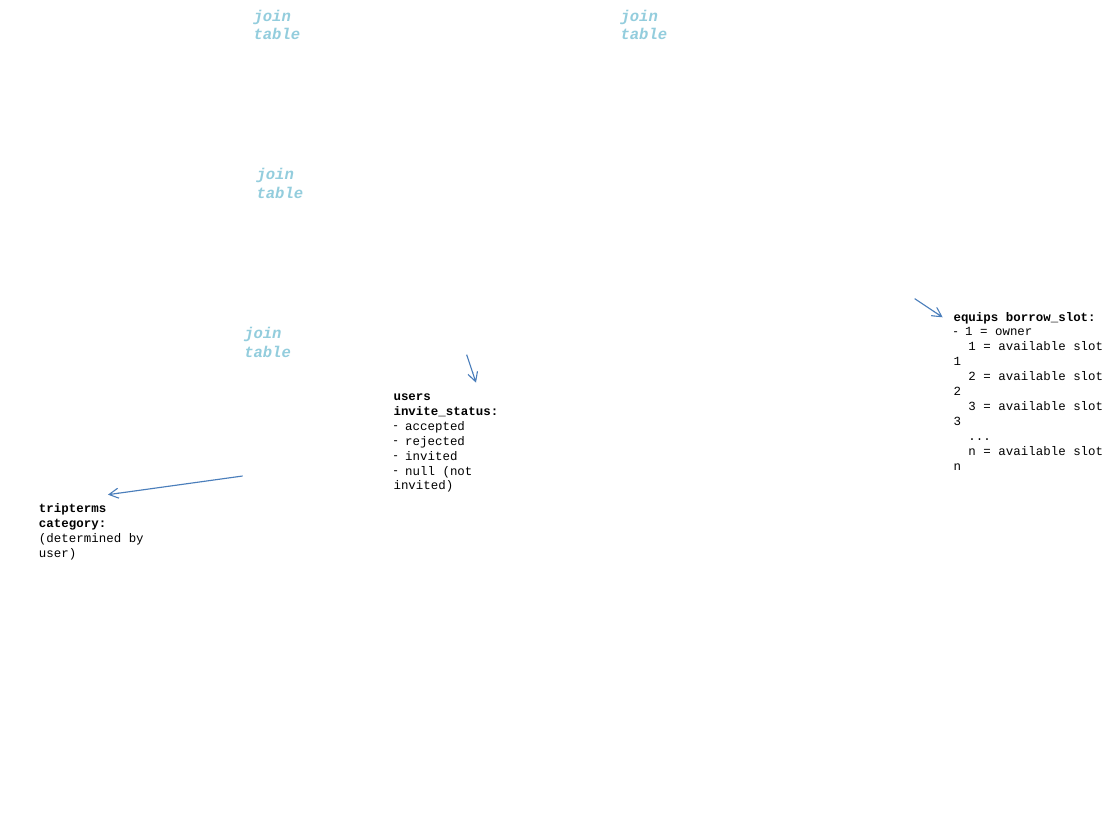
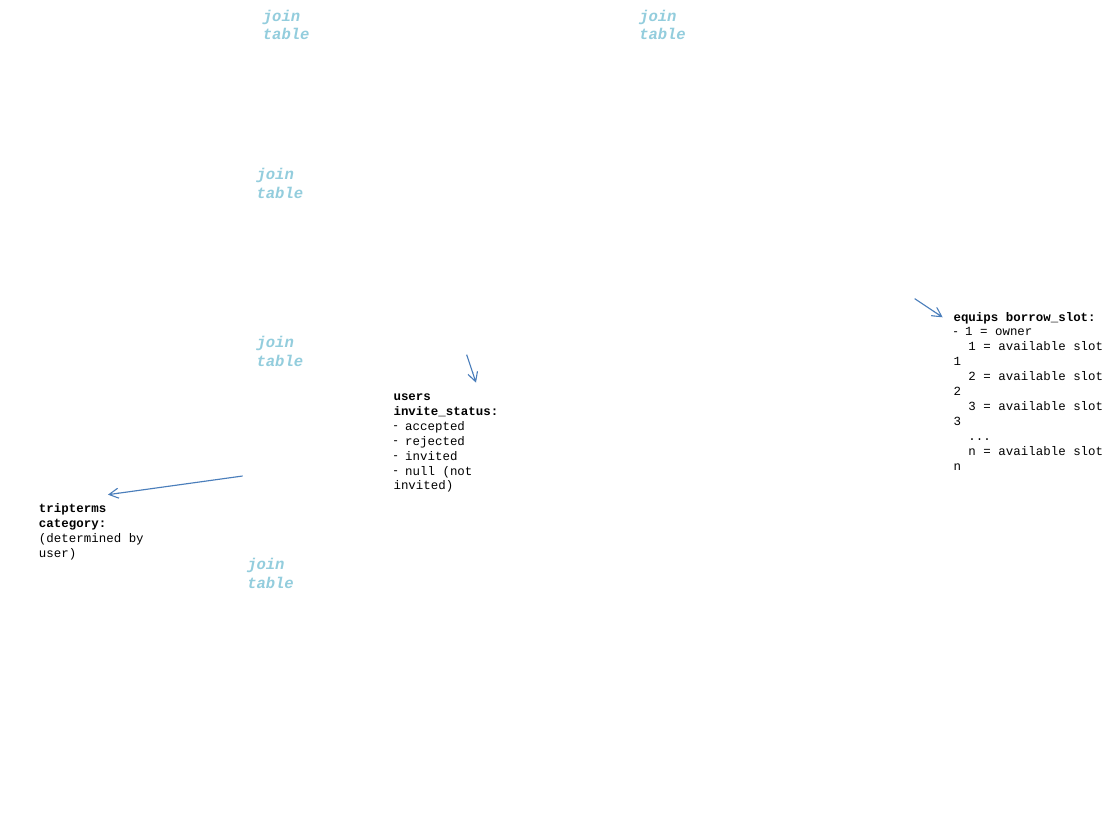
Before and after one commit to spiritphyz/glampr, a slide deck: slide 1 of db/schema.pptx. Drawn at 1120x840 pixels with LibreOffice and Linux fonts; fonts in the diff are those of the drawing; background and template pictures are left out. Boxes give left, top, right and bottom in pixels: in the first picture for what was removed or moved away, otherwise in the second. Text is boxed around its words. In the diff, an @@ line names an element or a change of style, - is before the commit and + after.

```diff
--- a/db/schema.pptx
+++ b/db/schema.pptx
@@ text "join table": place and size @@
-text "join table" at bbox=[254, 10, 301, 39]
+text "join table" at bbox=[263, 10, 310, 39]
@@ text "join table": place and size @@
-text "join table" at bbox=[621, 10, 668, 39]
+text "join table" at bbox=[639, 10, 686, 39]
@@ text "join table": place and size @@
-text "join table" at bbox=[244, 327, 291, 357]
+text "join table" at bbox=[257, 336, 304, 366]
@@ text added at bbox=[247, 558, 294, 588], 10 pt, text #93CDDD, bold, italic @@
+join table
```
Also in this commit, not shown: 1 other file.
